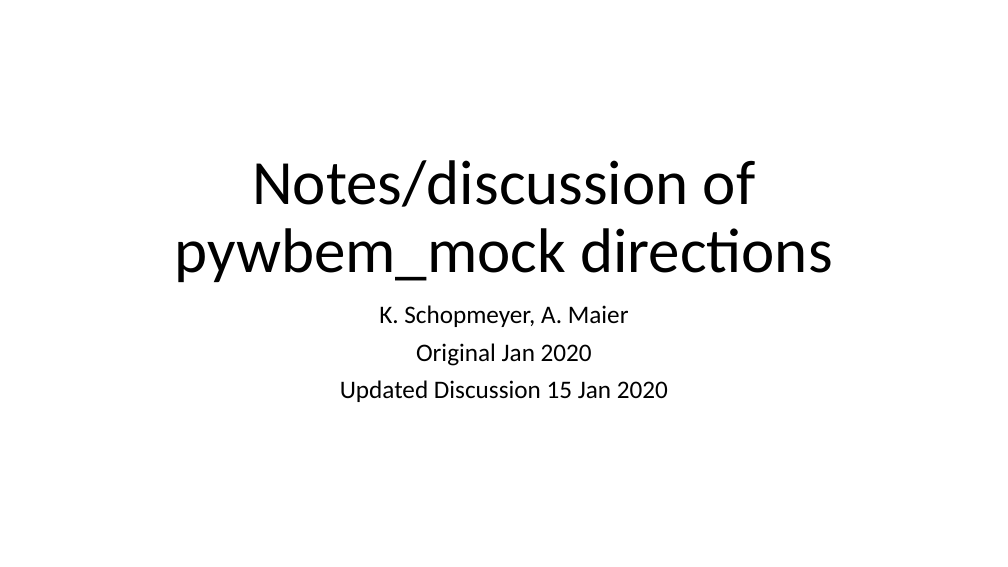
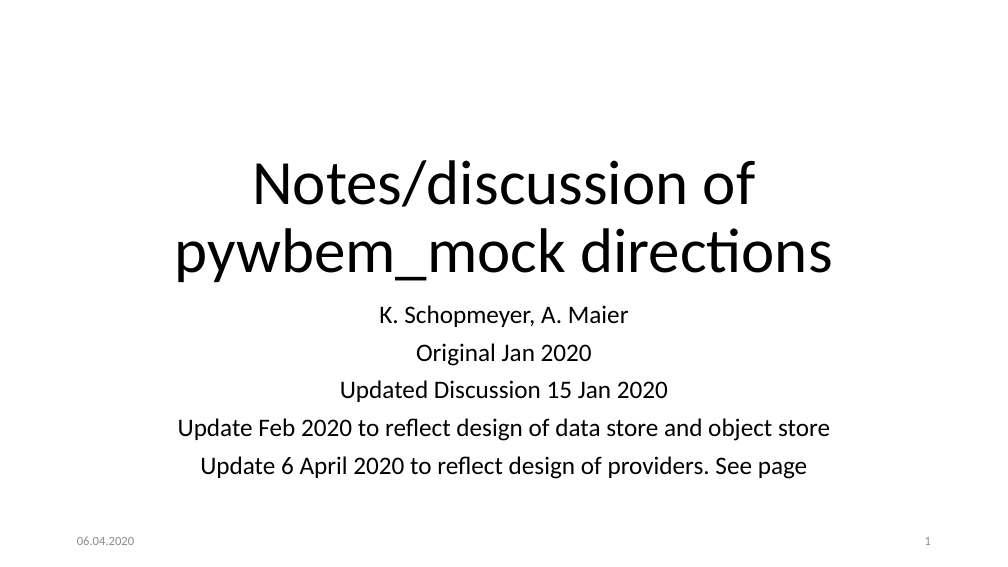
Before and after one commit to pywbem/pywbem, a slide deck: slide 1 of design/RepositoryStructure.pptx. Drawn at 1008x567 pixels with LibreOffice and Linux fonts; fonts in the diff are those of the drawing. Boxes give left, top, right and bottom in pixels: in the first picture for what was removed or moved away, otherwise in the second. Text is boxed around its words. In the diff, an @@ line names an element or a change of style, - is before the commit and + after.

Commit message:
Update of mock ppt to per dicsussion 6 April 2020

```diff
--- a/design/RepositoryStructure.pptx
+++ b/design/RepositoryStructure.pptx
@@ subtitle at [178, 418, 830, 479]: paragraphs added @@
+Update Feb 2020 to reflect design of data store and object store
+Update 6 April 2020 to reflect design of providers. See page
@@ text added at [77, 536, 134, 545], 12 pt, text #8C8C8C @@
+06.04.2020
@@ page number added at [925, 537, 931, 545], 12 pt, text #8C8C8C @@
+1
```
Also in this commit, not shown: 21 other slides changed.
